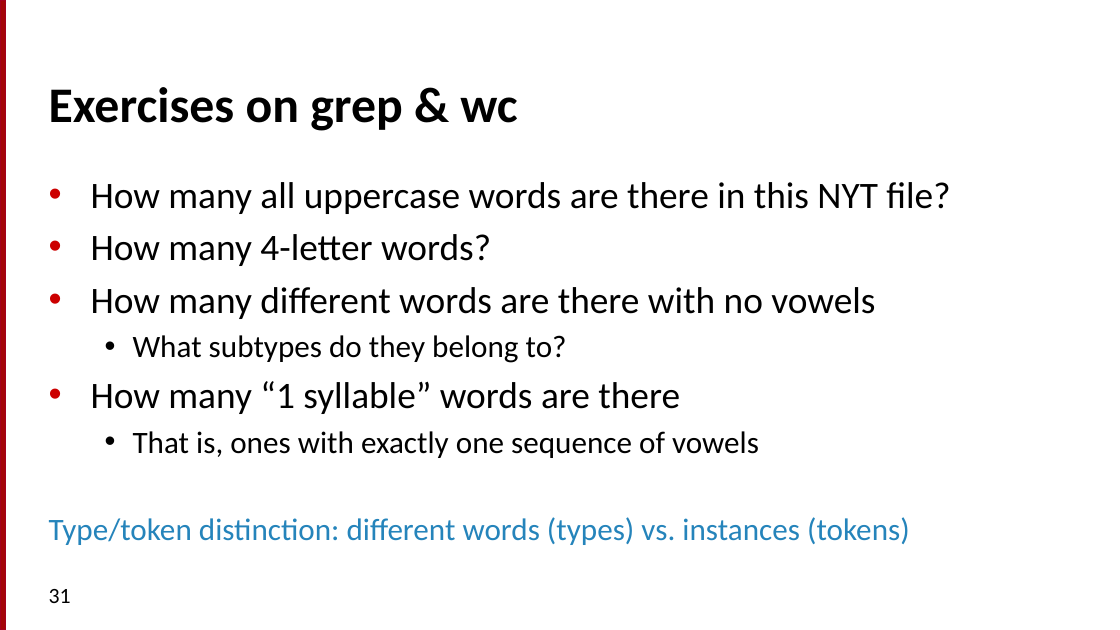
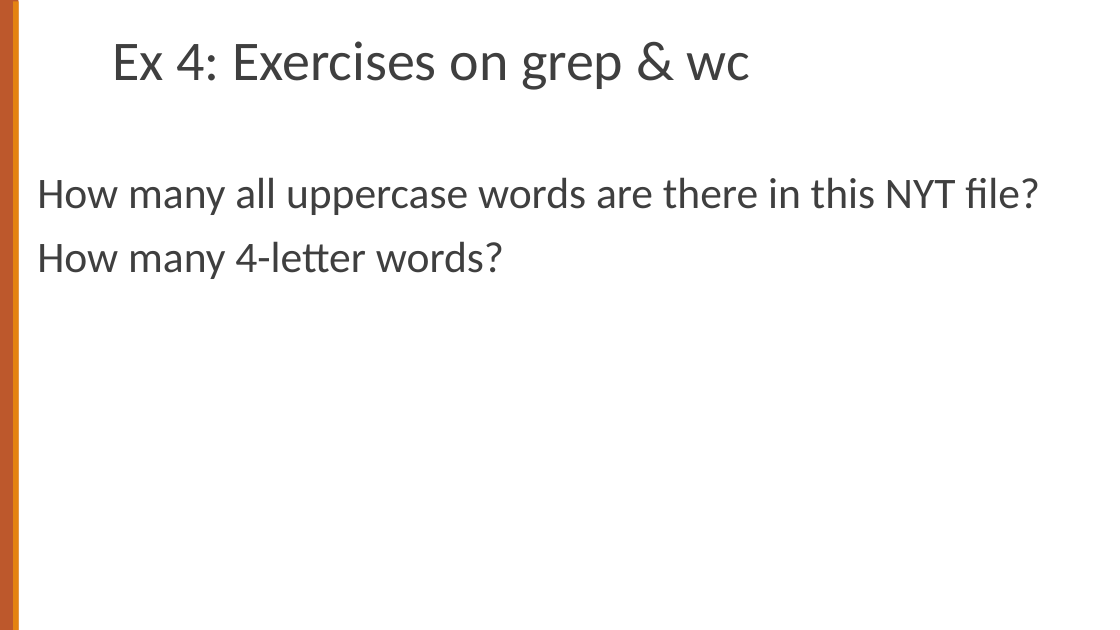
Before and after one commit to cs124/labs, a slide deck: slide 21 of Lab1_UnixForPoets.pptx (slide 31 before the commit). Drawn at 1120x630 pixels with LibreOffice and Linux fonts; fonts in the diff are those of the drawing. Boxes give left, top, right and bottom in pixels: in the first picture for what was removed or moved away, otherwise in the second. Text is boxed around its words. In the diff, an @@ line names an element or a change of style, - is before the commit and + after.

```diff
--- a/Lab1_UnixForPoets.pptx
+++ b/Lab1_UnixForPoets.pptx
@@ rectangle at [0,0,19,630]: fill #A40508 to #BD582C; outline #A4001D 0.75 pt to none; rotation 90 to 270 degrees @@
@@ rectangle added at [13,1,19,630], fill #E48312 @@
@@ title at [112,41,750,90]: text changed; size 32 to 36 pt; text colour #000000 to #3F3F3F; bold off @@
-Exercises on grep & wc
+Ex 4: Exercises on grep & wc
@@ text "How many all uppercase words ..." at [37,177,1040,279]: size 24 to 28 pt, text colour #000000 to #3F3F3F; bullet • to none; line spacing 1 to 0.9; less space between paragraphs; more space between paragraphs @@
@@ text at [49,287,910,545]: paragraphs removed @@
-• How many different words are there with no vowels
-  • What subtypes do they belong to?
-• How many “1 syllable” words are there
-  • That is, ones with exactly one sequence of vowels
-Type/token distinction: different words (types) vs. instances (tokens)
@@ page number removed at [49,589,71,603] @@
-31
```
Also in this commit, not shown: 24 other slides changed, 12 slides added, 14 slides removed, 1 other file.
